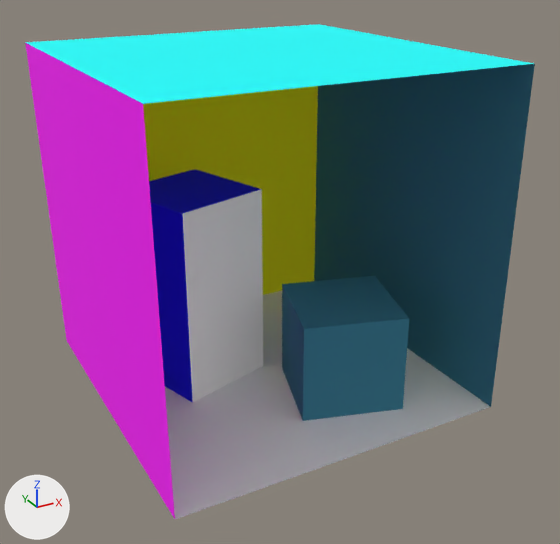
Before and after pictures for a commit that changed the OBJ model Weekly Workbooks/05 Navigation and Transformation/models/textured-cornell-box.obj.
Before and after are seen from a camera (50 mm lens) standing at (-5.44, -10.58, 4.39) and looking at (0.15, -0.43, -0.68). The axes (+X, +Y, +Z) are drawn at lower left. The lights are the same throughout. The picture after the commit comes second. Where no turn or scale is listed for an object, it has been applied to the vertices.

Before the edit, the objects in view are built like this:
```python
me_back_wall = bpy.data.meshes.new('back_wall')
me_back_wall.from_pydata([(-2.72, 2.79, -2.74), (2.78, 2.79, -2.74), (2.78, 2.79, 2.75), (-2.78, 2.79, 2.75)], [], [(0, 2, 3), (0, 1, 2)])
me_back_wall.materials.append(mat_yellow)  # yellow #ffff00
me_right_wall = bpy.data.meshes.new('right_wall')
me_right_wall.from_pydata([(2.78, 2.79, -2.74), (2.78, -2.81, -2.74), (2.78, -2.8, 2.75), (2.78, 2.79, 2.75)], [], [(1, 3, 0), (1, 2, 3)])
me_right_wall.materials.append(mat_water)  # cyan #3a849e
me_short_box = bpy.data.meshes.new('short_box')
me_short_box.from_pydata(...)  # 8 vertices, 10 faces; spans x -0.12..1.96, y -2.16..-0.09, z -2.74..-1.09
me_short_box.materials.append(mat_water)  # cyan #3a849e
ob_back_wall = bpy.data.objects.new('back_wall', me_back_wall)
ob_back_wall.location = (0.0, 0.0, 0.0)
ob_right_wall = bpy.data.objects.new('right_wall', me_right_wall)
ob_right_wall.location = (0.0, 0.0, 0.0)
ob_short_box = bpy.data.objects.new('short_box', me_short_box)
ob_short_box.location = (0.0, 0.0, 0.0)
# also in view: 'ceiling' at (0.0, -0.01, 2.75); 'tall_box' at (-0.9, 0.71, -1.09); 'floor' at (0.02, -0.01, -2.74); 'left_wall' at (-2.75, -0.01, 0.0)
```
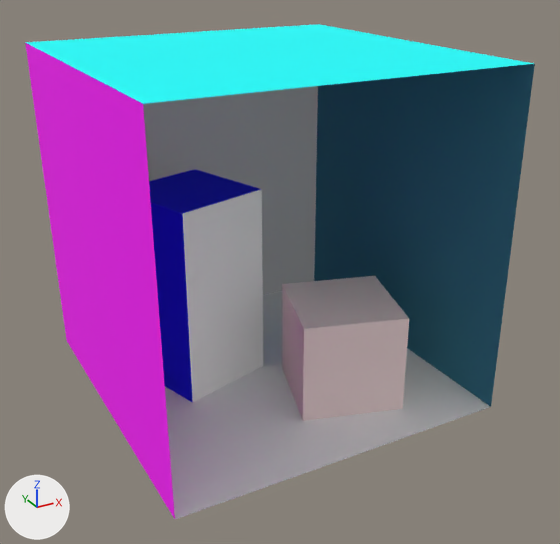
Patch to the scene script:
```diff
--- a/Weekly Workbooks/05 Navigation and Transformation/models/textured-cornell-box.obj.py
+++ b/Weekly Workbooks/05 Navigation and Transformation/models/textured-cornell-box.obj.py
@@ mat_gold @@
+mat_gold = principled_material('Gold')
+mat_gold.base_color = (1.0, 0.8, 0.8)  # pale pink #ffe7e7
+mat_gold.roughness = 1.0
@@ mat_grey @@
+mat_grey = principled_material('Grey')
+mat_grey.base_color = (0.7, 0.7, 0.7)  # light grey #dadada
+mat_grey.roughness = 1.0
@@ me_back_wall @@
 me_back_wall.from_pydata(...)  # 4 vertices, 2 faces; spans x -2.78..2.78, y 2.79, z -2.74..2.75
-me_back_wall.materials.append(mat_yellow)  # yellow #ffff00
+me_back_wall.materials.append(mat_grey)  # light grey #dadada
@@ me_short_box @@
 me_short_box.from_pydata(...)  # 8 vertices, 10 faces; spans x -0.12..1.96, y -2.16..-0.09, z -2.74..-1.09
-me_short_box.materials.append(mat_water)  # cyan #3a849e
+me_short_box.materials.append(mat_gold)  # pale pink #ffe7e7
```

Location of each change, [x1, y1, x2, y2] in pixels of the pictures (560 x 544 px):
'back_wall', recoloured (yellow to light grey)
    both: [143, 86, 318, 295]
'short_box', recoloured (cyan to pale pink)
    both: [282, 276, 409, 421]
